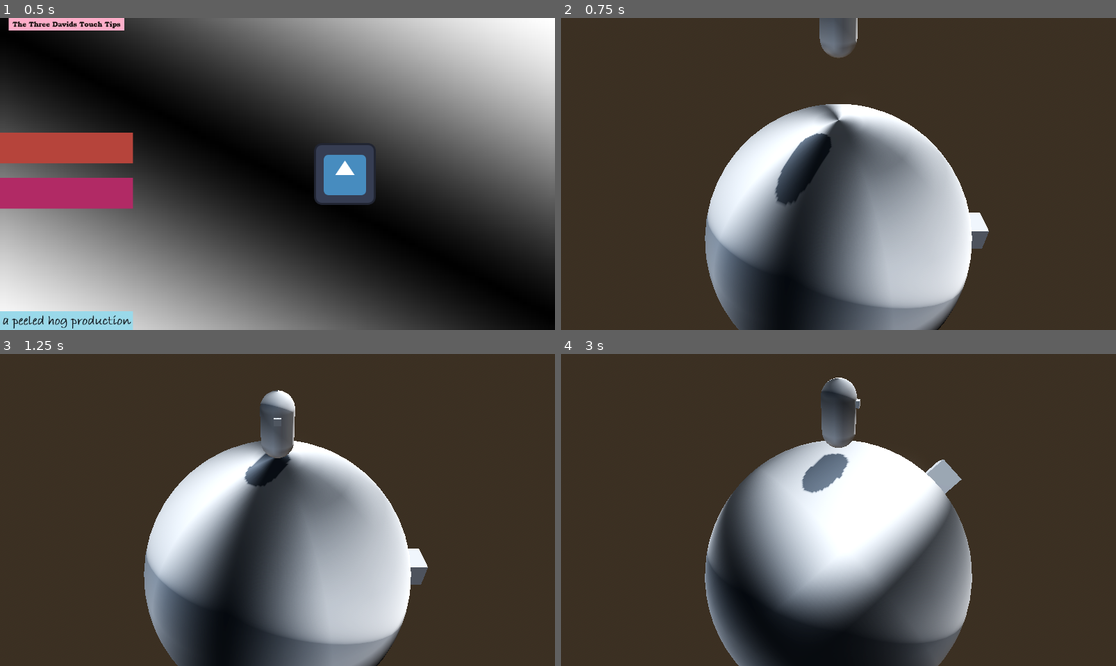
Above: before the commit, frames 1-4 (two rows, left to right).
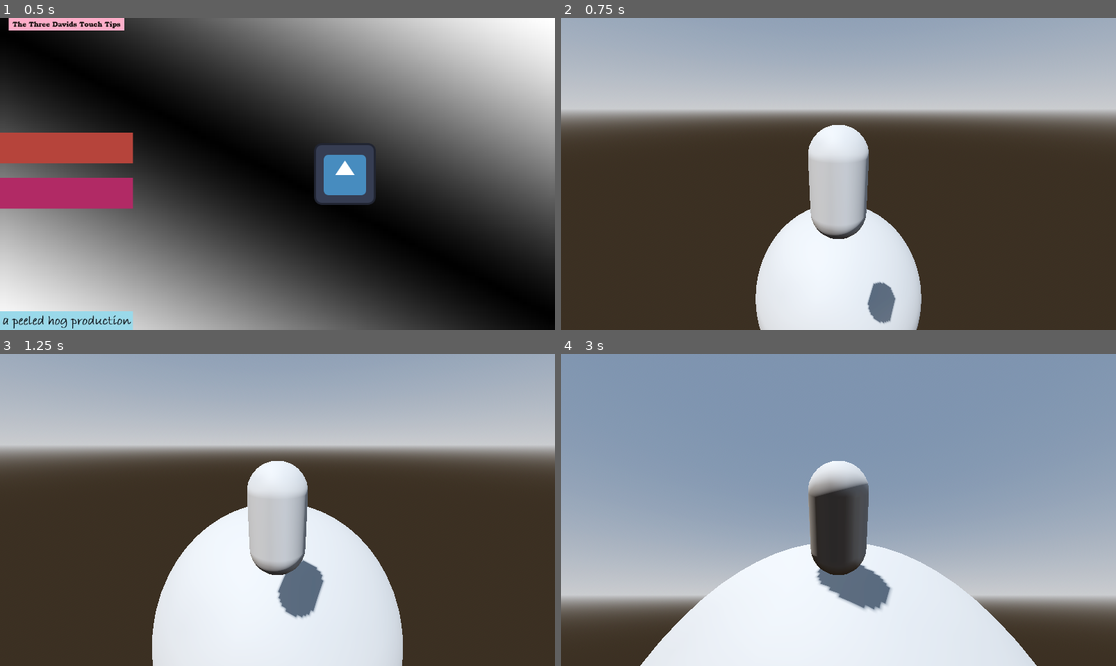
Above: after the commit, the same moments.

Repository: boner-cmd/effective-octo-pancake
Game: Godot game, scene res://Scenes/TitleScreen.tscn
The game is run twice, just before and just after one commit, with the same random seed, the same clock (stepped at 60 frames per second) and the same inputs. The engine's default icon, where the game draws it, is replaced by a stand-in: a white triangle on a blue panel in a dark square.
Inputs (mouse positions are in pixels of both pictures, inside the frame that each line leads up to):
- Up to frame 1 (0.5 s): no input
- Up to frame 2 (0.75 s): click (627, 149) at 0.5 s
- Up to frame 3 (1.25 s): no input
- Up to frame 4 (3 s): hold D (right) 1.28-2.03 s; hold Space (jump) 1.28-2.03 s; hold S (down) 2.03-2.78 s; tap Space (jump) at 2.1, 2.27, 2.57 s; hold D (right) from 2.78 s (still down); hold Space (jump) from 2.78 s (still down)

Frame 1 is identical in both runs. In frame 2, 62% of the frame differs, in the area x 0-100%, y 0-100%; in frame 3, 63%; in frame 4, 93%.

Commit message:
fucking around

Diff:
--- a/Character Scenes/player_character.tscn
+++ b/Character Scenes/player_character.tscn
@@ -23,6 +23,7 @@
 [node name="PlayerCharacter" type="Node3D" unique_id=700328766]
 
 [node name="CharacterBody3D" type="CharacterBody3D" parent="." unique_id=1611932631]
+collision_mask = 2
 script = ExtResource("1_0vv0x")
 
 [node name="CollisionShape3D" type="CollisionShape3D" parent="CharacterBody3D" unique_id=1831739463]
--- a/Scenes/camera_origin.gd
+++ b/Scenes/camera_origin.gd
@@ -2,6 +2,8 @@
 
 @export var planet : Node3D
 @export var player_character : Node3D
+
+var guts
 
 @onready var camera: Camera3D = $Camera3D
 
@@ -12,23 +14,39 @@
 # Called when the node enters the scene tree for the first time.
 func _ready() -> void:
 	player_model = player_character.get_child(0)
+	guts = planet.get_child(1)
+	print(guts)
 	pass # Replace with function body.
 
 # Called every frame. 'delta' is the elapsed time since the previous frame.
 func _physics_process(delta: float) -> void:
 
+	if Input.is_action_pressed("spin_left"):
+		guts.angular_velocity = Vector3(0.0, 10*delta, 0.0)
+	#if Input.is_action_pressed("spin_right"):
+		#planet.global_rotate(Vector3.UP, speed * delta)
+	if Input.is_action_pressed("left"):
+		guts.angular_velocity = Vector3(0.0, 0.0, -100.0*delta)
+	if Input.is_action_pressed("right"):
+		guts.angular_velocity = Vector3(0.0, 0.0, 100.0*delta)
+	#if Input.is_action_pressed("up"):
+		#planet.global_rotate(Vector3.LEFT, -speed * delta)
+	#if Input.is_action_pressed("down"):
+		#planet.global_rotate(Vector3.LEFT, speed * delta)
 
 
 
-	if Input.is_action_pressed("spin_left"):
-		planet.global_rotate(Vector3.UP, -speed * delta)
-	if Input.is_action_pressed("spin_right"):
-		planet.global_rotate(Vector3.UP, speed * delta)
-	if Input.is_action_pressed("left"):
-		planet.global_rotate(Vector3.FORWARD, speed * delta)
-	if Input.is_action_pressed("right"):
-		planet.global_rotate(Vector3.FORWARD, -speed * delta)
-	if Input.is_action_pressed("up"):
-		planet.global_rotate(Vector3.LEFT, -speed * delta)
-	if Input.is_action_pressed("down"):
-		planet.global_rotate(Vector3.LEFT, speed * delta)
+	#old for reference
+
+	#if Input.is_action_pressed("spin_left"):
+		#planet.global_rotate(Vector3.UP, -speed * delta)
+	#if Input.is_action_pressed("spin_right"):
+		#planet.global_rotate(Vector3.UP, speed * delta)
+	#if Input.is_action_pressed("left"):
+		#planet.global_rotate(Vector3.FORWARD, speed * delta)
+	#if Input.is_action_pressed("right"):
+		#planet.global_rotate(Vector3.FORWARD, -speed * delta)
+	#if Input.is_action_pressed("up"):
+		#planet.global_rotate(Vector3.LEFT, -speed * delta)
+	#if Input.is_action_pressed("down"):
+		#planet.global_rotate(Vector3.LEFT, speed * delta)
--- a/Scenes/test_node.tscn
+++ b/Scenes/test_node.tscn
@@ -40,6 +40,9 @@
 [sub_resource type="BoxMesh" id="BoxMesh_00acv"]
 
 [sub_resource type="BoxShape3D" id="BoxShape3D_ylgs7"]
+size = Vector3(4.7684326, 1, 1)
+
+[sub_resource type="SphereShape3D" id="SphereShape3D_oo4um"]
 
 [node name="TestScene" type="Node3D" unique_id=1858530210]
 
@@ -53,7 +56,7 @@
 [node name="PlayerController" type="Node3D" parent="." unique_id=993951714 node_paths=PackedStringArray("planet", "player_character")]
 transform = Transform3D(1, 0, 0, 0, 0.912206, 0.409732, 0, -0.409732, 0.912206, 0, 5.012189, 6.8514695)
 script = ExtResource("1_00acv")
-planet = NodePath("../TestPlanet")
+planet = NodePath("../TestPlanet2")
 player_character = NodePath("../PlayerCharacter")
 
 [node name="Camera3D" type="Camera3D" parent="PlayerController" unique_id=306642970]
@@ -64,6 +67,7 @@
 transform = Transform3D(1, 0, 0, 0, 1, 0, 0, 0, 1, 0, 7.136212, 0)
 
 [node name="TestPlanet" type="StaticBody3D" parent="." unique_id=7469528]
+transform = Transform3D(1, 0, 0, 0, 1, 0, 0, 0, 1, 0, -13.815571, 0)
 
 [node name="CollisionShape3D" type="CollisionShape3D" parent="TestPlanet" unique_id=1898464040]
 shape = SubResource("SphereShape3D_ylgs7")
@@ -80,3 +84,35 @@
 
 [node name="CollisionShape3D" type="CollisionShape3D" parent="TestPlanet/CollisionShape3D/StaticBody3D" unique_id=1785896033]
 shape = SubResource("BoxShape3D_ylgs7")
+
+[node name="TestPlanet2" type="StaticBody3D" parent="." unique_id=1655001799]
+collision_layer = 2
+
+[node name="CollisionShape3D" type="CollisionShape3D" parent="TestPlanet2" unique_id=1280999898]
+shape = SubResource("SphereShape3D_ylgs7")
+
+[node name="RigidBody3D" type="RigidBody3D" parent="TestPlanet2" unique_id=1296648108]
+collision_layer = 2
+axis_lock_linear_x = true
+axis_lock_linear_y = true
+axis_lock_linear_z = true
+gravity_scale = 0.0
+angular_damp = 10.0
+
+[node name="MeshInstance" type="MeshInstance3D" parent="TestPlanet2/RigidBody3D" unique_id=511117036]
+mesh = SubResource("SphereMesh_oo4um")
+
+[node name="MeshInstance3D" type="MeshInstance3D" parent="TestPlanet2/RigidBody3D" unique_id=137482944]
+transform = Transform3D(1, 0, 0, 0, 1, 0, 0, 0, 1, 5.2529497, 0, 0)
+mesh = SubResource("BoxMesh_00acv")
+
+[node name="StaticBody3D" type="StaticBody3D" parent="TestPlanet2/RigidBody3D" unique_id=2146392875]
+transform = Transform3D(1, 0, 0, 0, 1, 0, 0, 0, 1, 5.2529497, 0, 0)
+collision_layer = 2
+
+[node name="CollisionShape3D" type="CollisionShape3D" parent="TestPlanet2/RigidBody3D/StaticBody3D" unique_id=859541614]
+transform = Transform3D(1, 0, 0, 0, 1, 0, 0, 0, 1, 1.8842163, 0, 0)
+shape = SubResource("BoxShape3D_ylgs7")
+
+[node name="CollisionShape3D" type="CollisionShape3D" parent="TestPlanet2/RigidBody3D" unique_id=2050572151]
+shape = SubResource("SphereShape3D_oo4um")
--- /dev/null
+++ b/Scenes/test_node_2.tscn
@@ -0,0 +1,67 @@
+[gd_scene format=3 uid="uid://chxjgs4rjb5j4"]
+
+[ext_resource type="Script" uid="uid://bmyb1w17wm6ll" path="res://character_body_3d.gd" id="1_ml4u4"]
+
+[sub_resource type="ProceduralSkyMaterial" id="ProceduralSkyMaterial_qnb15"]
+sky_horizon_color = Color(0.66224277, 0.6717428, 0.6867428, 1)
+ground_horizon_color = Color(0.66224277, 0.6717428, 0.6867428, 1)
+
+[sub_resource type="Sky" id="Sky_a1mt6"]
+sky_material = SubResource("ProceduralSkyMaterial_qnb15")
+
+[sub_resource type="Environment" id="Environment_l2du5"]
+background_mode = 2
+sky = SubResource("Sky_a1mt6")
+tonemap_mode = 2
+glow_enabled = true
+
+[sub_resource type="CapsuleShape3D" id="CapsuleShape3D_rcgxr"]
+
+[sub_resource type="CapsuleMesh" id="CapsuleMesh_rp3ir"]
+
+[sub_resource type="SphereShape3D" id="SphereShape3D_5tdcy"]
+radius = 5.0
+
+[sub_resource type="SphereMesh" id="SphereMesh_6hnb3"]
+radius = 5.0
+height = 10.0
+
+[node name="test_node2" type="Node3D" unique_id=798575209]
+
+[node name="WorldEnvironment" type="WorldEnvironment" parent="." unique_id=1935391739]
+environment = SubResource("Environment_l2du5")
+
+[node name="DirectionalLight3D" type="DirectionalLight3D" parent="." unique_id=1226419000]
+transform = Transform3D(-0.8660254, -0.43301278, 0.25, 0, 0.49999997, 0.86602545, -0.50000006, 0.75, -0.43301266, 0, 0, 0)
+shadow_enabled = true
+
+[node name="CharacterBody3D" type="CharacterBody3D" parent="." unique_id=1098660531 node_paths=PackedStringArray("planet")]
+transform = Transform3D(1, 0, 0, 0, 1, 0, 0, 0, 1, 0, 9.97891, -8.508677)
+script = ExtResource("1_ml4u4")
+planet = NodePath("../RigidBody3D")
+
+[node name="CollisionShape3D" type="CollisionShape3D" parent="CharacterBody3D" unique_id=664453323]
+transform = Transform3D(1, 0, 0, 0, 1, 0, 0, 0, 1, 0, 1, 0)
+shape = SubResource("CapsuleShape3D_rcgxr")
+
+[node name="MeshInstance3D" type="MeshInstance3D" parent="CharacterBody3D" unique_id=522063791]
+transform = Transform3D(1, 0, 0, 0, 1, 0, 0, 0, 1, 0, 1, 0)
+mesh = SubResource("CapsuleMesh_rp3ir")
+
+[node name="Camera3D" type="Camera3D" parent="CharacterBody3D" unique_id=1600847668]
+transform = Transform3D(-1, 2.6698581e-08, -8.3246185e-08, 0, 0.9522254, 0.30539617, 8.742278e-08, 0.30539617, -0.9522254, 3.4728828e-08, 2.2386303, -3.2901013)
+
+[node name="RayCast3D" type="RayCast3D" parent="CharacterBody3D" unique_id=243019725]
+
+[node name="RigidBody3D" type="RigidBody3D" parent="." unique_id=393890924]
+axis_lock_linear_x = true
+axis_lock_linear_y = true
+axis_lock_linear_z = true
+axis_lock_angular_x = true
+axis_lock_angular_y = true
+
+[node name="CollisionShape3D" type="CollisionShape3D" parent="RigidBody3D" unique_id=1624186960]
+shape = SubResource("SphereShape3D_5tdcy")
+
+[node name="MeshInstance3D" type="MeshInstance3D" parent="RigidBody3D" unique_id=1925443869]
+mesh = SubResource("SphereMesh_6hnb3")
--- a/Scenes/title_screen.gd
+++ b/Scenes/title_screen.gd
@@ -12,7 +12,7 @@
 
 
 func _on_new_game_button_pressed() -> void:
-	get_tree().change_scene_to_file('res://Scenes/test_node.tscn')
+	get_tree().change_scene_to_file('res://Scenes/test_node_2.tscn')
 
 
 func _on_quit_button_pressed() -> void:
--- /dev/null
+++ b/character_body_3d.gd
@@ -0,0 +1,35 @@
+extends CharacterBody3D
+
+@export var planet : RigidBody3D
+
+const SPEED := 5.0
+const JUMP_VELOCITY := 4.5
+
+var grav_vector : Vector3 = Vector3(0,0,0)
+var player_vector : Vector3 = Vector3(0,0,0)
+var xform : Transform3D
+
+func grav_calc():
+	grav_vector = planet.position - position
+	player_vector = position - planet.position
+	up_direction = -grav_vector
+
+func align_with_floor(floor_normal):
+	xform = global_transform
+	xform.basis.y = floor_normal
+	xform.basis.x = -xform.basis.z.cross(floor_normal)
+	xform.basis = xform.basis.orthonormalized()
+
+func _physics_process(delta: float) -> void:
+	# Add the gravity.
+	grav_calc()
+	velocity = grav_vector
+
+	#align character with floor
+	if is_on_floor():
+		align_with_floor($RayCast3D.get_collision_normal())
+		global_transform = global_transform.interpolate_with(xform, 0.1)
+
+	move_and_slide()
+	if Input.is_action_pressed("jump"):
+		print(rotation)
Not shown, added: character_body_3d.gd.uid
